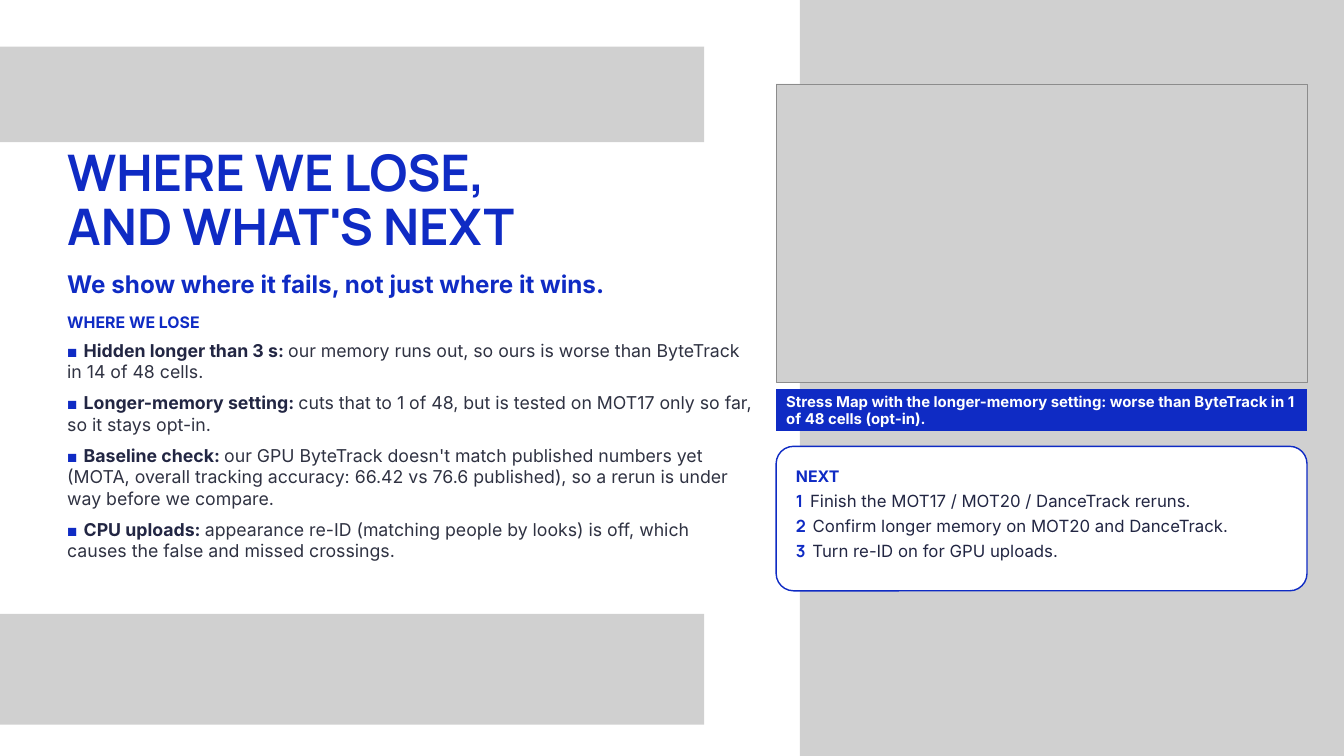
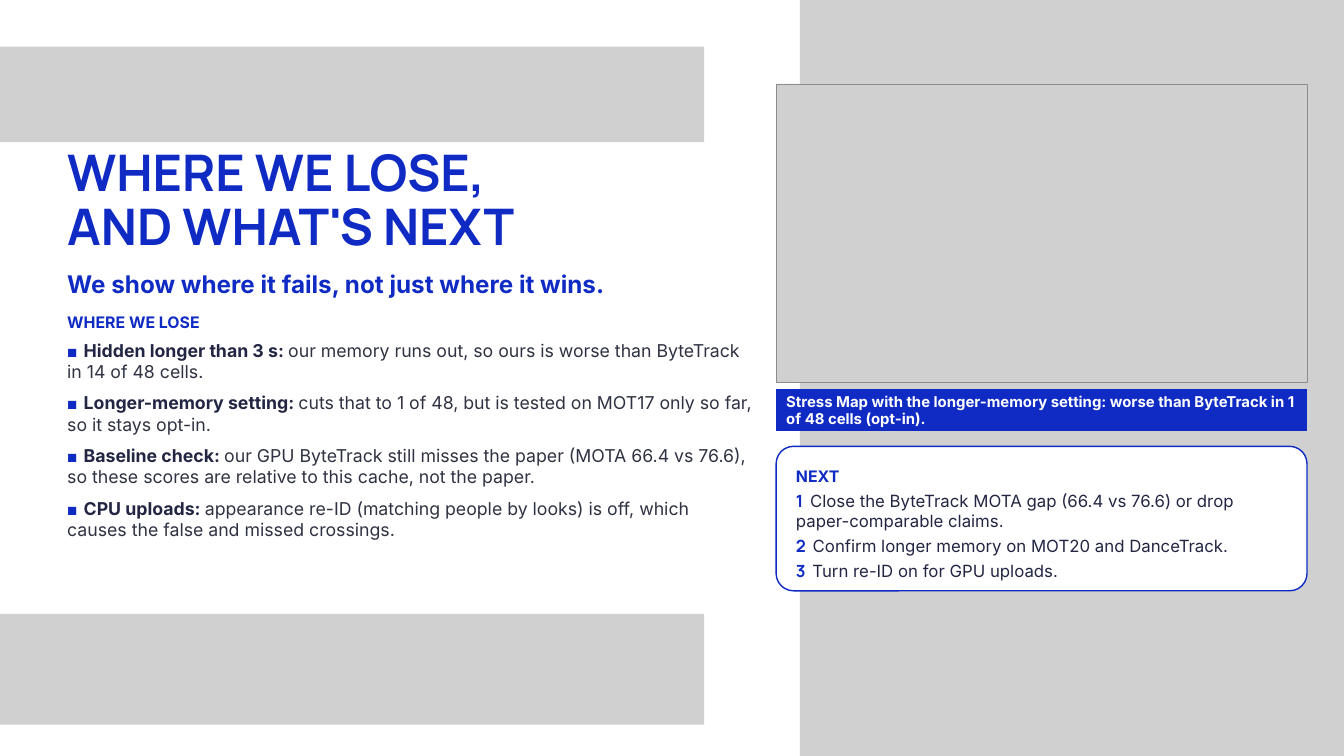
Before and after one commit to panshularora/zed-ps2-tracker, a slide deck: slide 9 of docs/presentation/Zed_PS2_Deck.pptx. Drawn at 1344x756 pixels with LibreOffice and Linux fonts; fonts in the diff are those of the drawing; grey boxes stand for pictures. Boxes give left, top, right and bottom in pixels: in the first picture for what was removed or moved away, otherwise in the second. Text is boxed around its words. In the diff, an @@ line names an element or a change of style, - is before the commit and + after.

Commit message:
docs: fill GPU run numbers in the deck, report, and Results summary
Laptop GPU TrackEval (18 Oct 2026) is in the pitch deck, Word/PDF report,
and docs/results/summary.json. ByteTrack MOTA 66.4 vs 76.6 paper, so every
GPU score is marked provisional. DanceTrack val is in; SAW_EVAL_HALF is out.
Landing tests and Mot20Status follow that summary.

```diff
--- a/docs/presentation/Zed_PS2_Deck.pptx
+++ b/docs/presentation/Zed_PS2_Deck.pptx
@@ text at (x1=67, y1=447, x2=745, y2=487): text changed @@
-■ Baseline check: our GPU ByteTrack doesn't match published numbers yet (MOTA, overall tracking accuracy: 66.42 vs 76.6 published), so a rerun is under way before we compare.
+■ Baseline check: our GPU ByteTrack still misses the paper (MOTA 66.4 vs 76.6), so these scores are relative to this cache, not the paper.
@@ text in rounded rectangle at (x1=796, y1=493, x2=1234, y2=531): text changed @@
-1 Finish the MOT17 / MOT20 / DanceTrack reruns.
+1 Close the ByteTrack MOTA gap (66.4 vs 76.6) or drop paper-comparable claims.
```
Also in this commit, not shown: 1 other slide changed, 8 other files.
